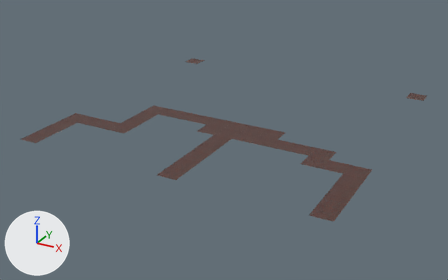
The Blender file src/Resources/Source/woods.blend as it was, and as the next commit left it.
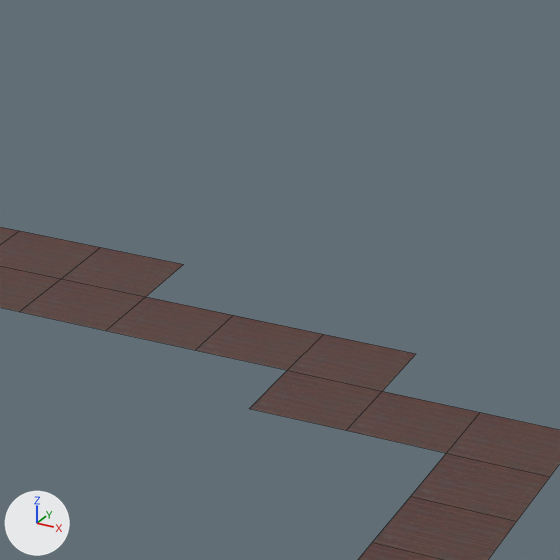
Old and new are each drawn whole from a camera (50 mm lens) standing at (44.2, -71.1, 24.3) and looking at (14.8, -17.8, -2.4) and again close up on the part from 55% to 82% of the width and 27% to 70% of the height. Arrows for +X, +Y and +Z are at lower left; the lights stay in place. The close-ups show mesh edges as thin lines.
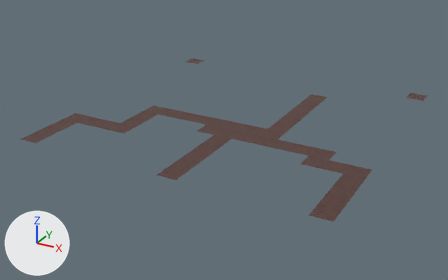
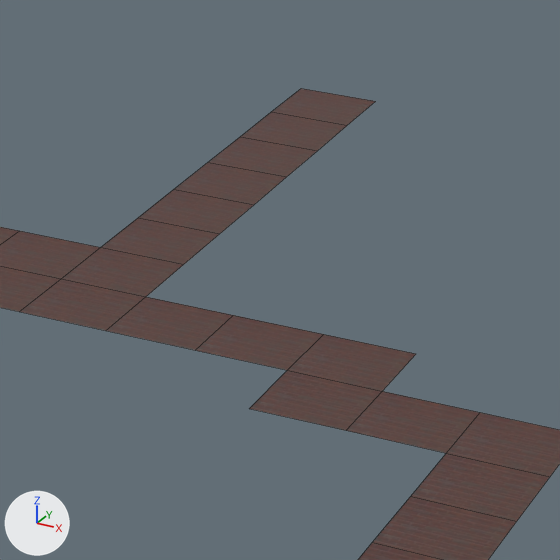
Where the change shows, as pixel boxes [x1, y1, x2, y2] in the close-ups (560 x 560 px):
'Plane.038', added (brown): after [101, 218, 219, 264]
'Plane.039', added (brown): after [138, 189, 253, 234]
'Plane.040', added (brown): after [175, 162, 286, 205]
'Plane.041', added (brown): after [209, 137, 318, 177]
'Plane.042', added (brown): after [240, 112, 347, 150]
'Plane.043', added (brown): after [272, 88, 375, 125]

Diff of the bpy script that builds the scene:
```diff
--- a/src/Resources/Source/woods.blend.py
+++ b/src/Resources/Source/woods.blend.py
@@ ob_plane_043 @@
+ob_plane_043 = bpy.data.objects.new('Plane.043', me_plane_023.copy())  # the mesh of ob_plane_023
+ob_plane_043.location = (21.0, -7.0, 0.0)
@@ ob_plane_042 @@
+ob_plane_042 = bpy.data.objects.new('Plane.042', me_plane_023.copy())  # the mesh of ob_plane_023
+ob_plane_042.location = (21.0, -9.0, 0.0)
@@ ob_plane_041 @@
+ob_plane_041 = bpy.data.objects.new('Plane.041', me_plane_023.copy())  # the mesh of ob_plane_023
+ob_plane_041.location = (21.0, -11.0, 0.0)
@@ ob_plane_040 @@
+ob_plane_040 = bpy.data.objects.new('Plane.040', me_plane_023.copy())  # the mesh of ob_plane_023
+ob_plane_040.location = (21.0, -13.0, 0.0)
@@ ob_plane_039 @@
+ob_plane_039 = bpy.data.objects.new('Plane.039', me_plane_023.copy())  # the mesh of ob_plane_023
+ob_plane_039.location = (21.0, -15.0, 0.0)
@@ ob_plane_038 @@
+ob_plane_038 = bpy.data.objects.new('Plane.038', me_plane_023.copy())  # the mesh of ob_plane_023
+ob_plane_038.location = (21.0, -17.0, 0.0)
```
